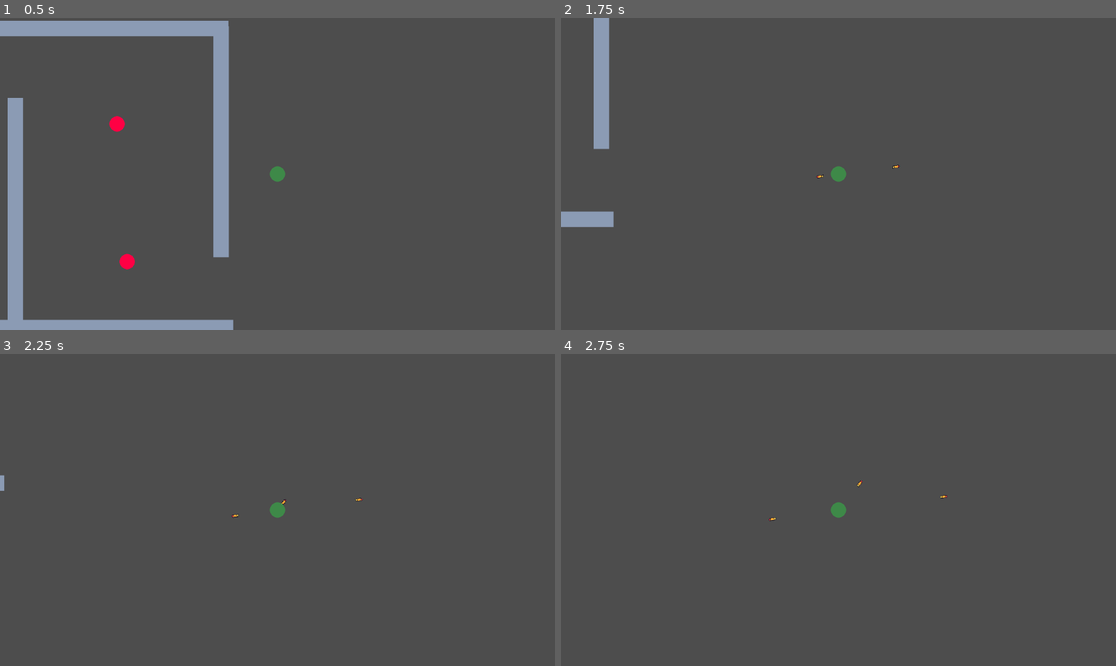
Above: before the commit, frames 1-4 (two rows, left to right).
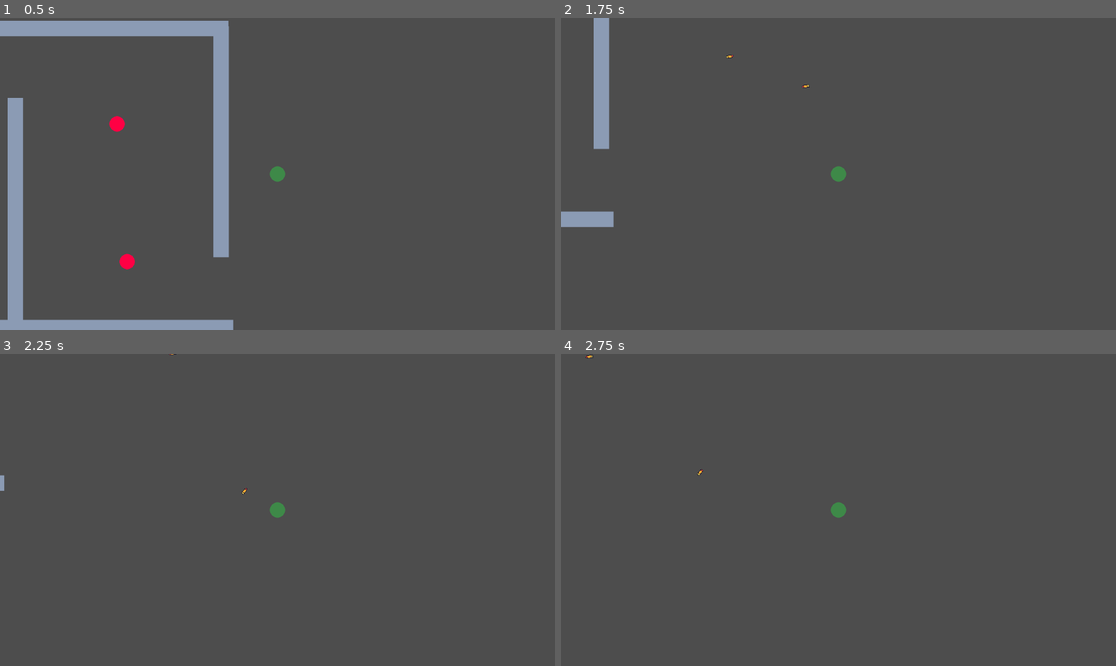
Above: after the commit, the same moments.

Repository: whocares-abt/fast-pace
Game: Godot game, scene res://Scenes/debug_map.tscn
The game is run twice, just before and just after one commit, with the same random seed, the same clock (stepped at 60 frames per second) and the same inputs.
Inputs (mouse positions are in pixels of both pictures, inside the frame that each line leads up to):
- Up to frame 1 (0.5 s): no input
- Up to frame 2 (1.75 s): tap Enter at 0.5 s; move the mouse to (960, 158) at 0.52 s; press the mouse at (960, 158) at 0.53 s; hold D (move_right) 0.53-1.28 s; move the mouse to (727, 189) at 1.27 s; release the mouse at (727, 189) at 1.28 s; hold S (move_down) from 1.28 s (still down); click (727, 189) at 1.35 s
- Up to frame 3 (2.25 s): move the mouse to (333, 441) at 2.02 s; release S (move_down) at 2.03 s; press the mouse at (333, 441) at 2.03 s; hold D (move_right) from 2.03 s (still down)
- Up to frame 4 (2.75 s): keep holding D (move_right)

Frame 1 is identical in both runs. In frame 2, less than 0.1% of the frame differs, in the area x 29-62%, y 11-52%; in frame 3, less than 0.1%; in frame 4, less than 0.1%, in the area x 4-70%, y 0-54%.

Commit message:
Fixed bug of bullet moving with player

Diff:
--- /dev/null
+++ b/Scenes/Autoloads/combat_signal_bus.tscn
@@ -0,0 +1,6 @@
+[gd_scene load_steps=2 format=3 uid="uid://bwuvcjn4qje8q"]
+
+[ext_resource type="Script" uid="uid://dc7u8is35aqqx" path="res://Scripts/Autoloads/combat_signal_bus.gd" id="1_ce78w"]
+
+[node name="CombatSignalBus" type="Node"]
+script = ExtResource("1_ce78w")
--- /dev/null
+++ b/Scenes/Combat/bullet_manager.tscn
@@ -0,0 +1,6 @@
+[gd_scene load_steps=2 format=3 uid="uid://b4la54oa07emn"]
+
+[ext_resource type="Script" uid="uid://keuhgcbsvxr8" path="res://Scripts/Combat/bullet_manager.gd" id="1_qwloc"]
+
+[node name="BulletManager" type="Node2D"]
+script = ExtResource("1_qwloc")
--- a/Scenes/debug_map.tscn
+++ b/Scenes/debug_map.tscn
@@ -1,8 +1,9 @@
-[gd_scene load_steps=4 format=3 uid="uid://b2auqnh7xqqrx"]
+[gd_scene load_steps=5 format=3 uid="uid://b2auqnh7xqqrx"]
 
 [ext_resource type="PackedScene" uid="uid://cfeafjqb4thpf" path="res://Scenes/Characters/player_character.tscn" id="1_ngmhs"]
 [ext_resource type="PackedScene" uid="uid://bu0d3bicfpl4t" path="res://Scenes/Environment/wall.tscn" id="2_jcsea"]
 [ext_resource type="PackedScene" uid="uid://uriwqjsj2l17" path="res://Scenes/Characters/enemy_character.tscn" id="4_6mob1"]
+[ext_resource type="PackedScene" uid="uid://b4la54oa07emn" path="res://Scenes/Combat/bullet_manager.tscn" id="4_gu212"]
 
 [node name="DebugMap" type="Node2D"]
 
@@ -54,3 +55,5 @@
 
 [node name="EnemyCharacter2" parent="Enemies" instance=ExtResource("4_6mob1")]
 position = Vector2(-543, 298)
+
+[node name="BulletManager" parent="." instance=ExtResource("4_gu212")]
--- /dev/null
+++ b/Scripts/Autoloads/combat_signal_bus.gd
@@ -0,0 +1,3 @@
+extends Node
+
+signal bullet_shot(bullet, bullet_spawn_pos)
--- a/Scripts/Combat/bullet.gd
+++ b/Scripts/Combat/bullet.gd
@@ -32,6 +32,10 @@
 func set_speed(new_speed):
 	velocity *= (new_speed)/velocity.length()
 
+func set_bullet_position(new_position):
+	print(new_position)
+	set_position(new_position)
+
 func _on_environment_collider_body_entered(_body: Node2D) -> void:
 	queue_free()
 
--- /dev/null
+++ b/Scripts/Combat/bullet_manager.gd
@@ -0,0 +1,9 @@
+extends Node2D
+
+func _ready() -> void:
+	CombatSignalBus.connect("bullet_shot", add_bullet_as_child)
+
+
+func add_bullet_as_child(bullet, bullet_spawn_pos):
+	add_child(bullet)
+	bullet.set_bullet_position(bullet_spawn_pos)
--- a/Scripts/Combat/weapon.gd
+++ b/Scripts/Combat/weapon.gd
@@ -53,10 +53,16 @@
 
 func ranged_attack(direction):
 	var bullet = projectile.instantiate()
+
 	add_child(bullet)
+	remove_child(bullet)
+
 	bullet.set_speed(projectile_speed)
 	bullet.set_direction(direction)
 	bullet.add_hurtbox_owners(hurtbox_owners)
+
+	CombatSignalBus.emit_signal("bullet_shot", bullet, melee_hurtbox.global_position)
+
 	await get_tree().create_timer(attack_hold).timeout
 
 func melee_attack():
--- a/project.godot
+++ b/project.godot
@@ -14,6 +14,10 @@
 run/main_scene="uid://b2auqnh7xqqrx"
 config/features=PackedStringArray("4.5", "Forward Plus")
 config/icon="res://icon.svg"
+
+[autoload]
+
+CombatSignalBus="*res://Scenes/Autoloads/combat_signal_bus.tscn"
 
 [input]
 
Not shown: 1 places in Resources/Combat/pistol.tres that only renumber resources
Not shown: 1 places in Scenes/Combat/weapon.tscn that only renumber resources
Not shown, added: Scripts/Autoloads/combat_signal_bus.gd.uid
Not shown, added: Scripts/Combat/bullet_manager.gd.uid
